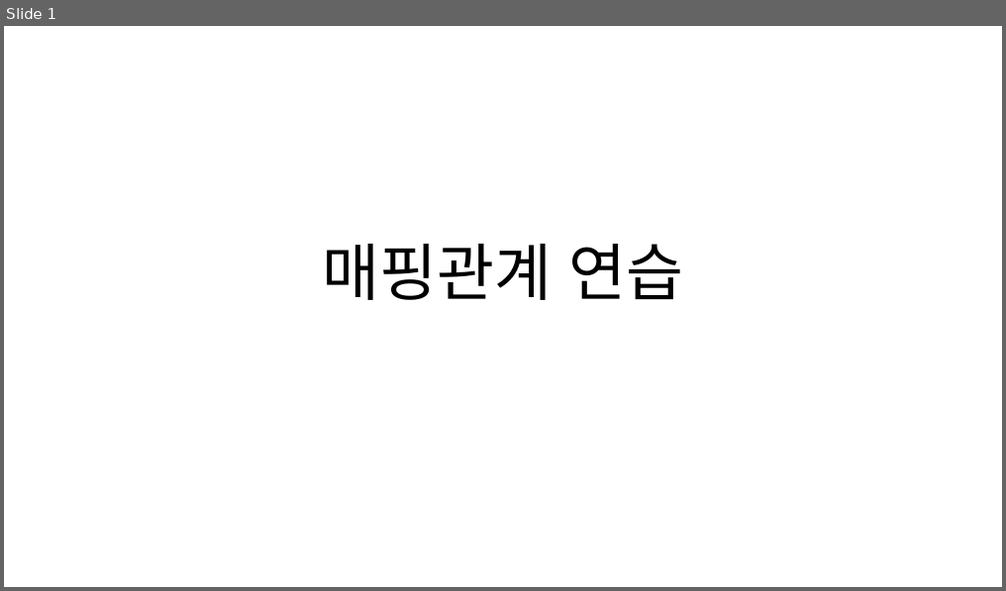
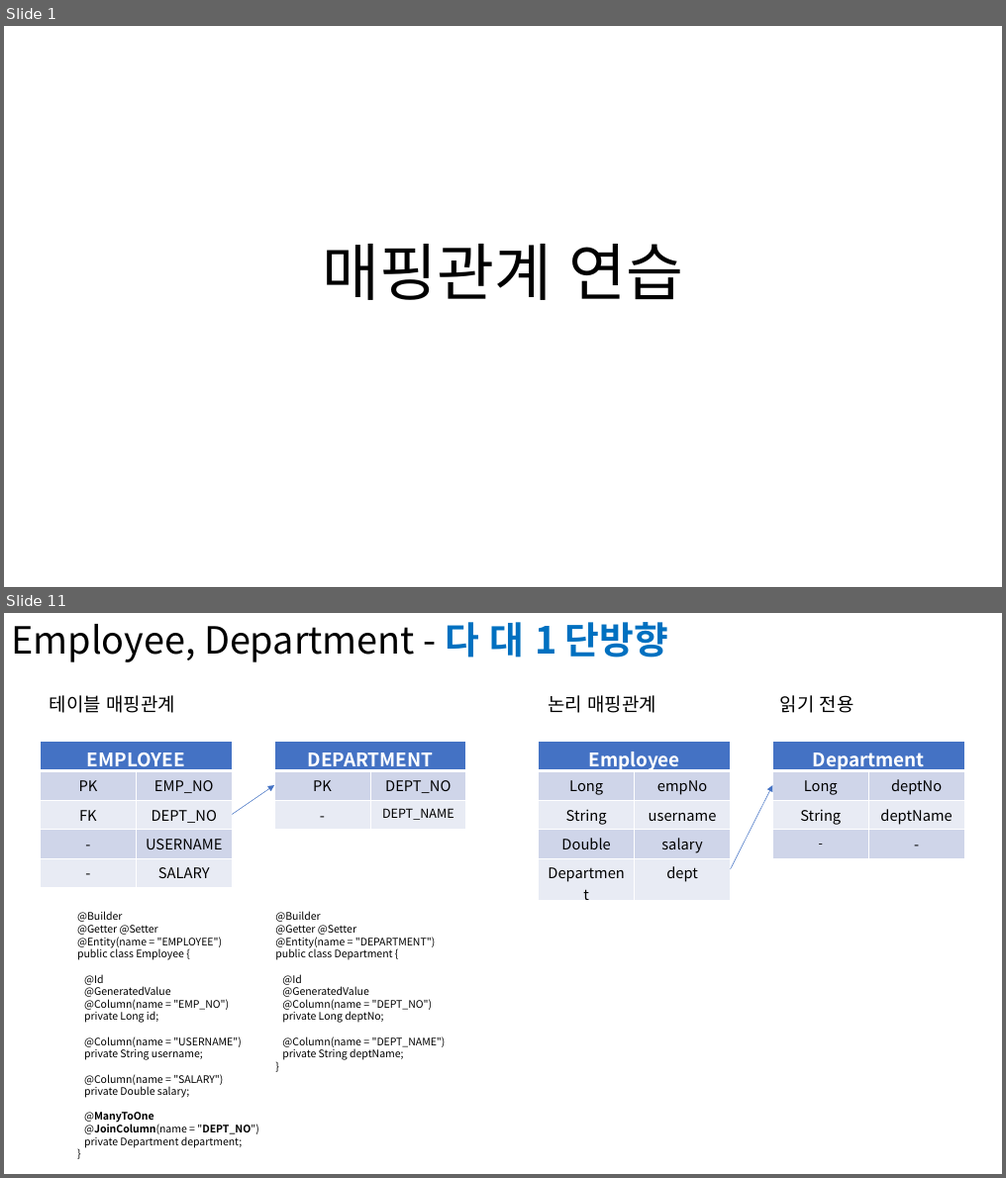
Before and after one commit to soon-good/study_archives, a slide deck: java/JPA/매핑관계_연습.pptx. Shown one above the other, each under a label of ours: slide 1 before the commit, slides 1 and 11 after it; the slides between them are not shown. The pictures are 1006x591 and 1006x1178 pixels, drawn with LibreOffice and Linux fonts; fonts in the diff are those of the drawing. Boxes give left, top, right and bottom in pixels: in the first picture for what was removed or moved away, otherwise in the second. Text is boxed around its words. In the diff, an @@ line names an element or a change of style, - is before the commit and + after.

Commit message:
JPA BASIC : 엔티티 매핑 4종류 요약본 : N:1 매핑 (Many To One) 단방향 예제 추가 : 스프링 Data JPA 확장기능 : 쿼리메소드 기능 : 엔티티 매핑 테스트 정리문서

```diff
--- a/java/JPA/매핑관계_연습.pptx
+++ b/java/JPA/매핑관계_연습.pptx
@@ slide 11 added at box(4, 613, 1002, 1174), background #FFFFFF @@
@@ text added at box(11, 622, 668, 663), 36 pt, text #000000 @@
+Employee, Department - 다 대 1 단방향
@@ text added at box(50, 695, 175, 713), 18 pt, text #000000 @@
+테이블 매핑관계
@@ text added at box(548, 695, 656, 713), 18 pt, text #000000 @@
+논리 매핑관계
@@ text added at box(780, 695, 854, 713), 18 pt, text #000000 @@
+읽기 전용
@@ table added at box(40, 741, 232, 887), 5 rows, 2 columns @@
+EMPLOYEE | 
+PK | EMP_NO
+FK | DEPT_NO
+- | USERNAME
+- | SALARY
@@ table added at box(274, 741, 466, 830), 3 rows, 2 columns @@
+DEPARTMENT | 
+PK | DEPT_NO
+- | DEPT_NAME
@@ table added at box(539, 741, 731, 887), 5 rows, 2 columns @@
+Employee | 
+Long | empNo
+String | username
+Double | salary
+Department | dept
@@ table added at box(773, 741, 964, 859), 4 rows, 2 columns @@
+Department | 
+Long | deptNo
+String | deptName
+- | -
@@ arrow added from (233, 814) to (274, 785), #4472C4 0.5 pt @@
@@ arrow added from (731, 869) to (773, 785), #4472C4 0.5 pt @@
@@ text added at box(77, 911, 258, 1149), 10 pt, text #000000 @@
+@Builder
+@Getter @Setter
+@Entity(name = "EMPLOYEE")
+public class Employee {
+@Id
+@GeneratedValue
+@Column(name = "EMP_NO")
+private Long id;
+@Column(name = "USERNAME")
+private String username;
+@Column(name = "SALARY")
+private Double salary;
+@ManyToOne
+@JoinColumn(name = "DEPT_NO")
+private Department department;
+}
@@ text added at box(275, 911, 446, 1060), 10 pt, text #000000 @@
+@Builder
+@Getter @Setter
+@Entity(name = "DEPARTMENT")
+public class Department {
+@Id
+@GeneratedValue
+@Column(name = "DEPT_NO")
+private Long deptNo;
+@Column(name = "DEPT_NAME")
+private String deptName;
+}
```
Also in this commit, not shown: 2 slides changed, 36 other slides added, 38 other files.
